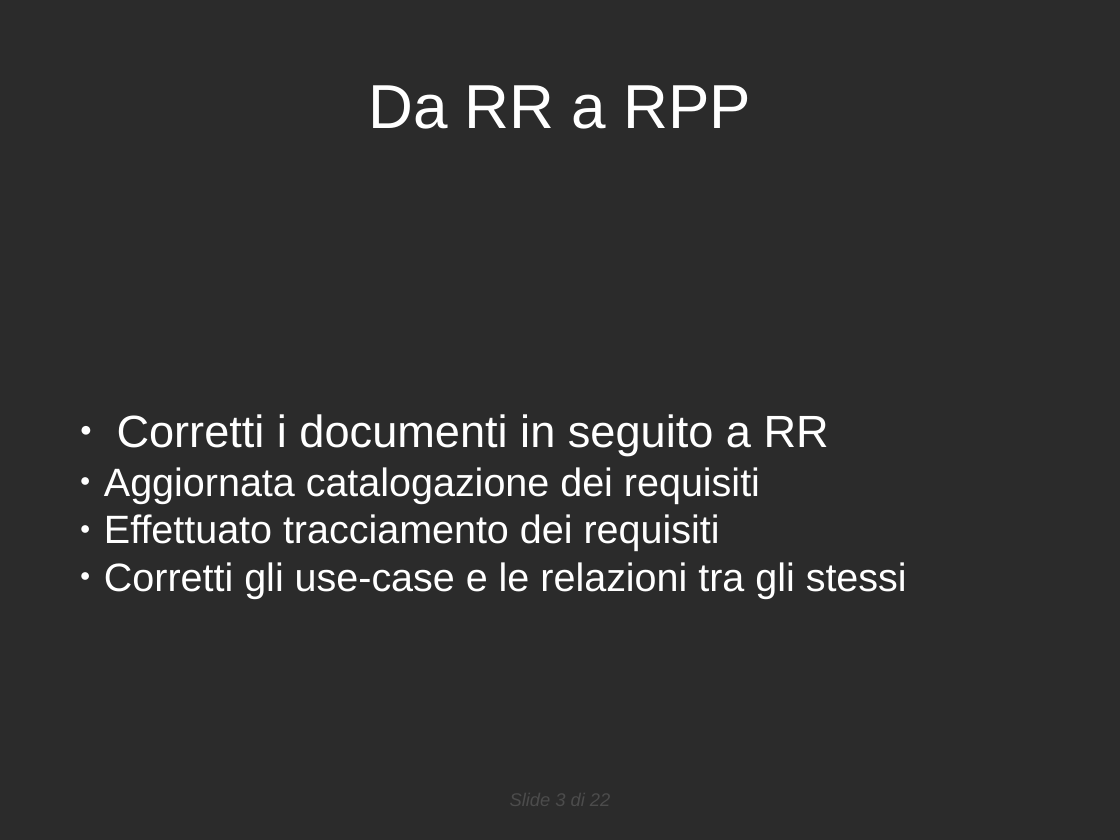
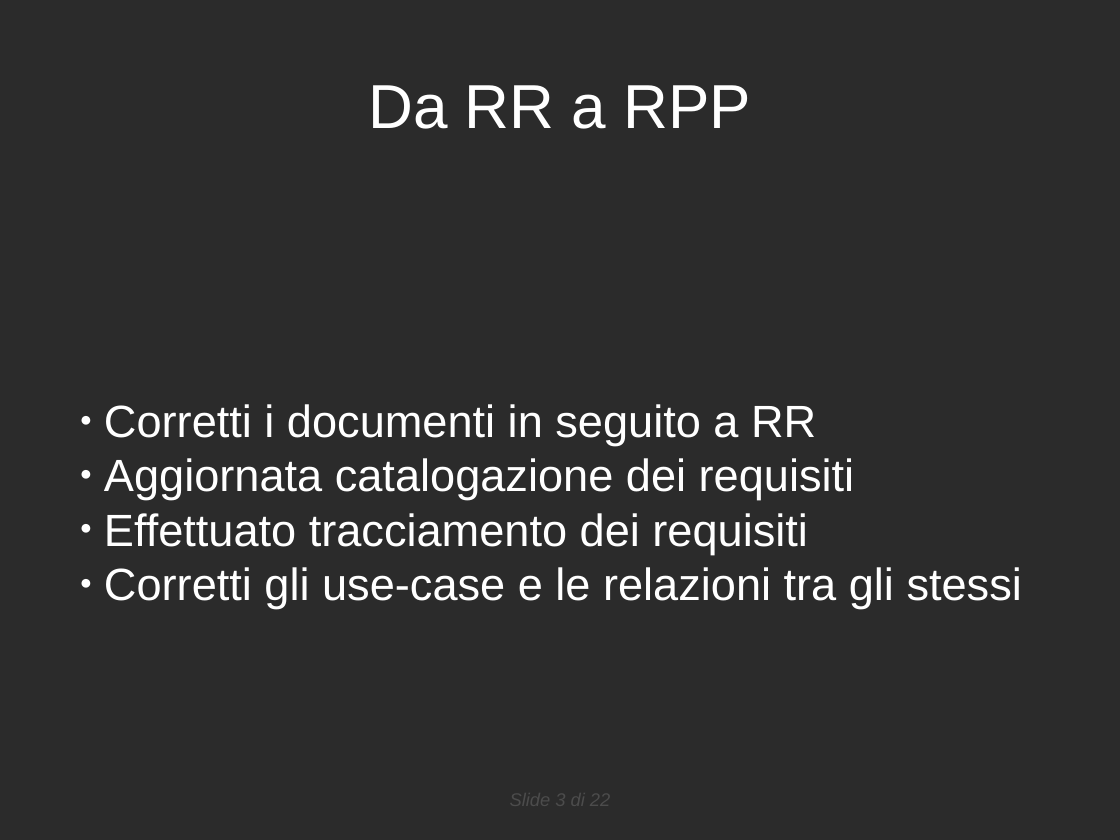
Before and after one commit to danybony/sigem, a slide deck: slide 3 of doc/RPP/presentazione.odp. Drawn at 1120x840 pixels with LibreOffice and Linux fonts; fonts in the diff are those of the drawing; background and template pictures are left out; a plain dark background stands for a picture behind light text. Boxes give left, top, right and bottom in pixels: in the first picture for what was removed or moved away, otherwise in the second. Text is boxed around its words. In the diff, an @@ line names an element or a change of style, - is before the commit and + after.

```diff
--- a/doc/RPP/presentazione.odp
+++ b/doc/RPP/presentazione.odp
@@ subtitle at bbox=[104, 458, 1022, 608]: size 28 to 32 pt in "Aggiornata catalogazione dei requisiti", "Effettuato tracciamento dei requisiti", "Corretti gli use-case e le relazioni tra ..." @@
```
Also in this commit, not shown: 4 other slides changed.
